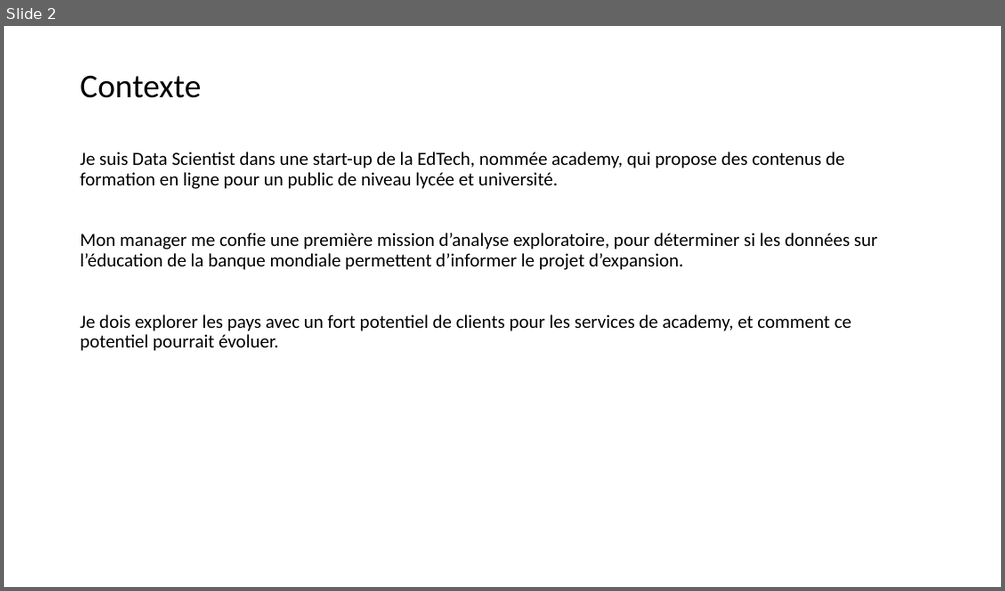
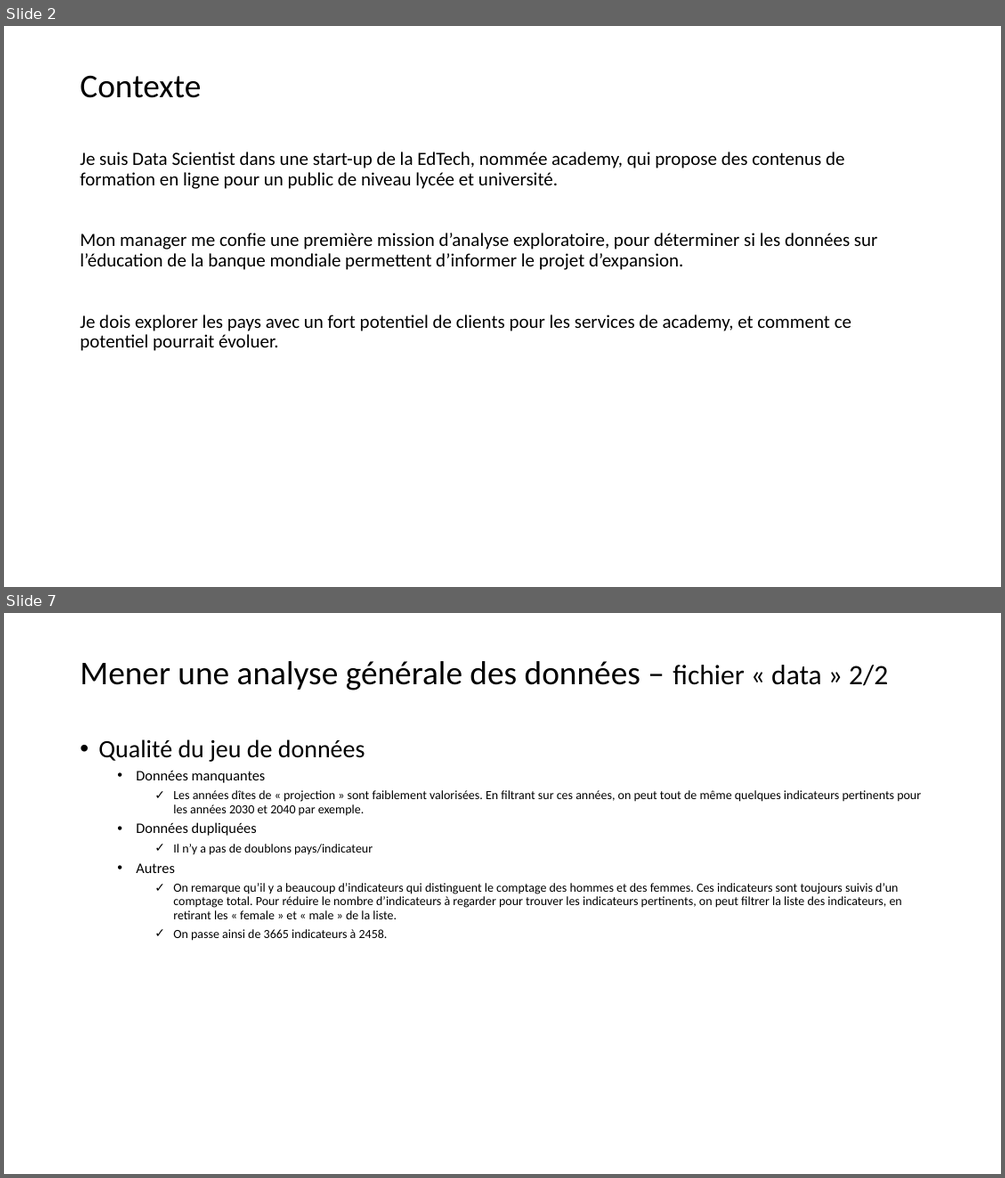
Before and after one commit to ludovic-source/Data_scientist_formation, a slide deck: livrables/Projet_2_presentation_Ludovic_Chimier.pptx. Shown one above the other, each under a label of ours: slide 2 before the commit, slides 2 and 7 after it; the slides between them are not shown. The pictures are 1005x591 and 1005x1178 pixels, drawn with LibreOffice and Linux fonts; fonts in the diff are those of the drawing. Boxes give left, top, right and bottom in pixels: in the first picture for what was removed or moved away, otherwise in the second. Text is boxed around its words. In the diff, an @@ line names an element or a change of style, - is before the commit and + after.

```diff
--- a/livrables/Projet_2_presentation_Ludovic_Chimier.pptx
+++ b/livrables/Projet_2_presentation_Ludovic_Chimier.pptx
@@ slide 7 added at (x1=4, y1=613, x2=1001, y2=1174), background #FFFFFF @@
@@ title added at (x1=80, y1=661, x2=888, y2=690), 32 pt, text #000000 @@
+Mener une analyse générale des données – fichier « data » 2/2
@@ text added at (x1=98, y1=739, x2=921, y2=941), 12 pt, text #000000 @@
+• Qualité du jeu de données
+  • Données manquantes
+    ✓ Les années dîtes de « projection » sont faiblement valorisées. En filtrant sur ces années, on peut tout de même quelques indicateurs pertinents pour les années 2030 et 2040 par exemple.
+  • Données dupliquées
+    ✓ Il n’y a pas de doublons pays/indicateur
+  • Autres
+    ✓ On remarque qu’il y a beaucoup d’indicateurs qui distinguent le comptage des hommes et des femmes. Ces indicateurs sont toujours suivis d’un comptage total. Pour réduire le nombre d’indicateurs à regarder pour trouver les indicateurs pertinents, on peut filtrer la liste des indicateurs, en retirant les « female » et « male » de la liste.
+    ✓ On passe ainsi de 3665 indicateurs à 2458.
```
Also in this commit, not shown: 10 slides changed, 15 other slides added, 1 slide removed.
